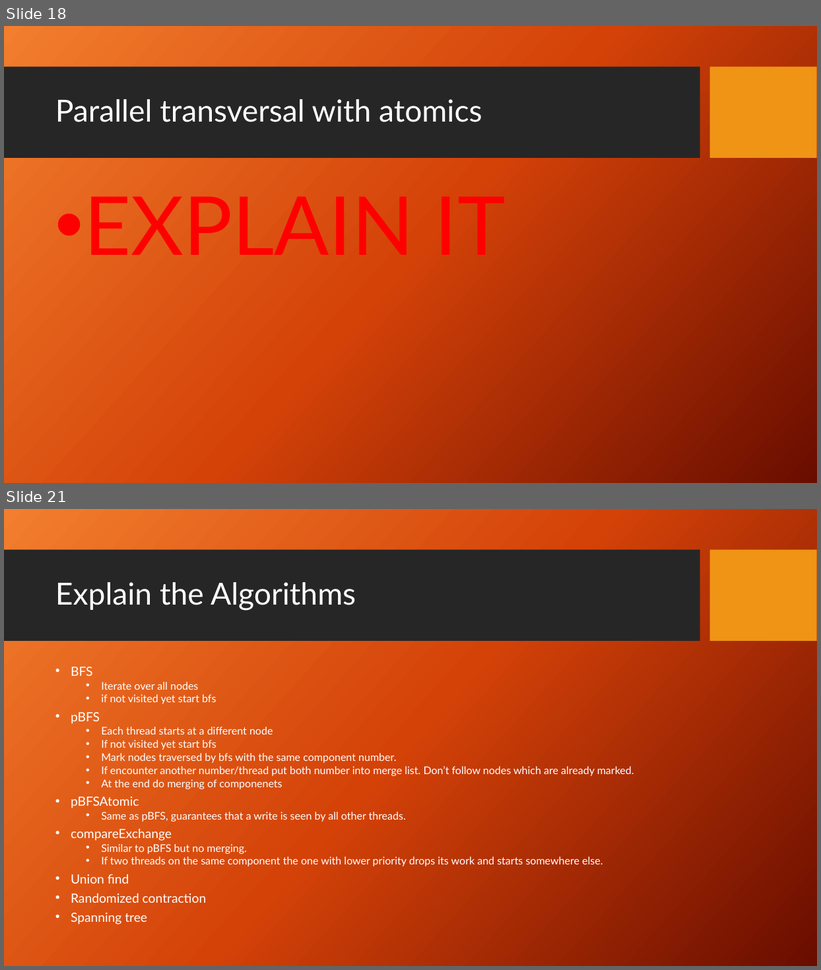
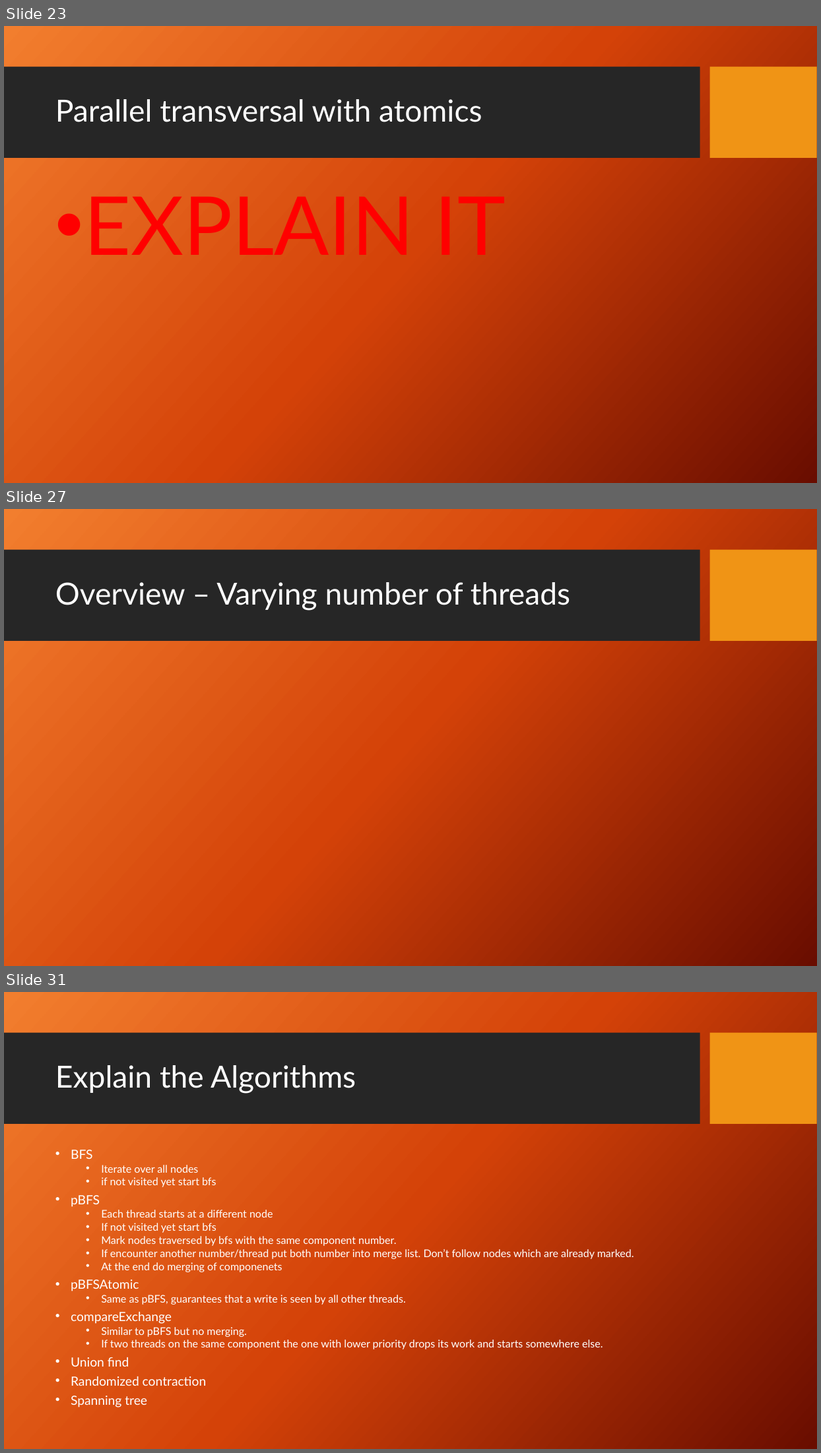
Before and after one commit to Aphlax/Parallelepipeds, a slide deck: FinalPresentation_Parallel Connected Components.pptx. Shown one above the other, each under a label of ours: slides 18 and 21 before the commit, slides 23, 27 and 31 after it; the slides between them are not shown. The pictures are 821x970 and 821x1453 pixels, drawn with LibreOffice and Linux fonts; fonts in the diff are those of the drawing; background and template pictures are left out. Boxes give left, top, right and bottom in pixels: in the first picture for what was removed or moved away, otherwise in the second. Text is boxed around its words. In the diff, an @@ line names an element or a change of style, - is before the commit and + after.

```diff
--- a/FinalPresentation_Parallel Connected Components.pptx
+++ b/FinalPresentation_Parallel Connected Components.pptx
@@ slide 27 added at <box>4,509,817,966</box>, background picture (left out); not listed: 2 template elements that a slide beside it also shows @@
@@ title added at <box>55,582,570,611</box>, 36 pt, text #FFFFFF @@
+Overview – Varying number of threads
@@ what was slide 18 is now slide 23 @@
@@ what was slide 21 is now slide 31 @@
```
Also in this commit, not shown: 5 slides changed, 10 other slides added, 3 slides removed.
